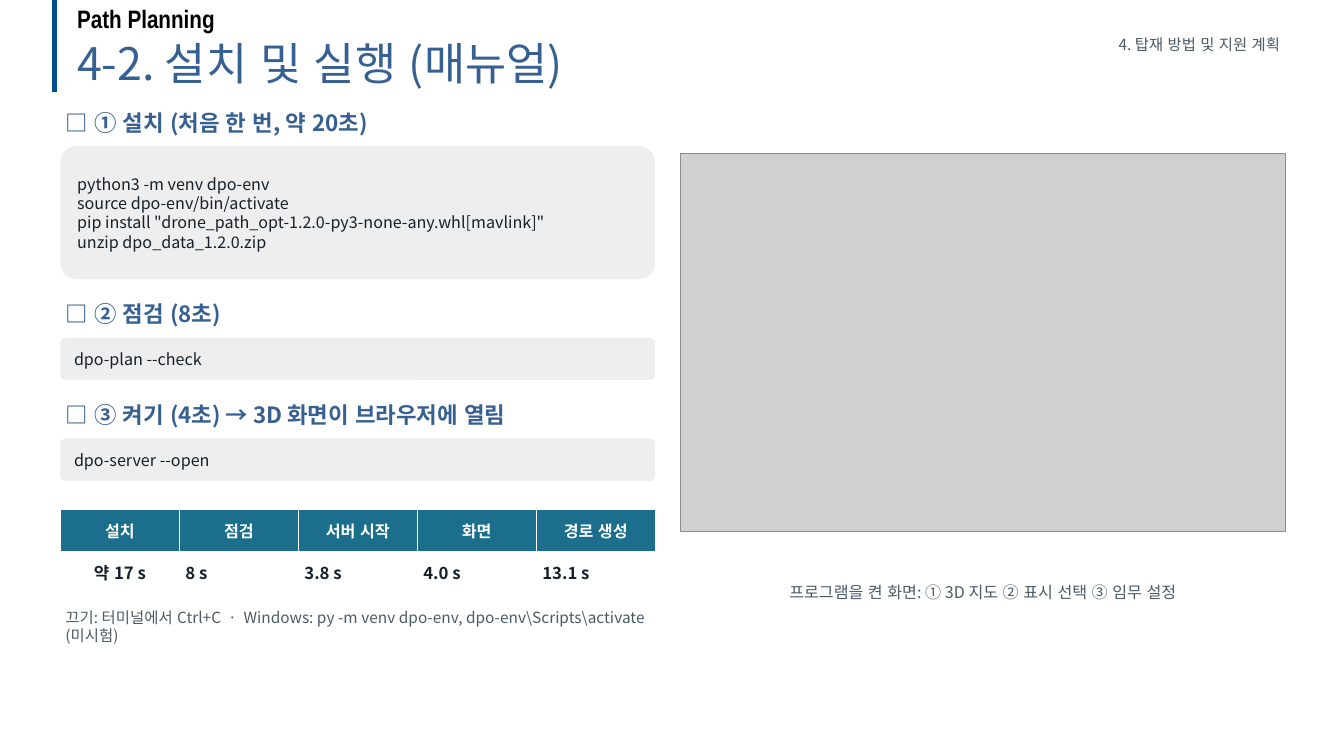
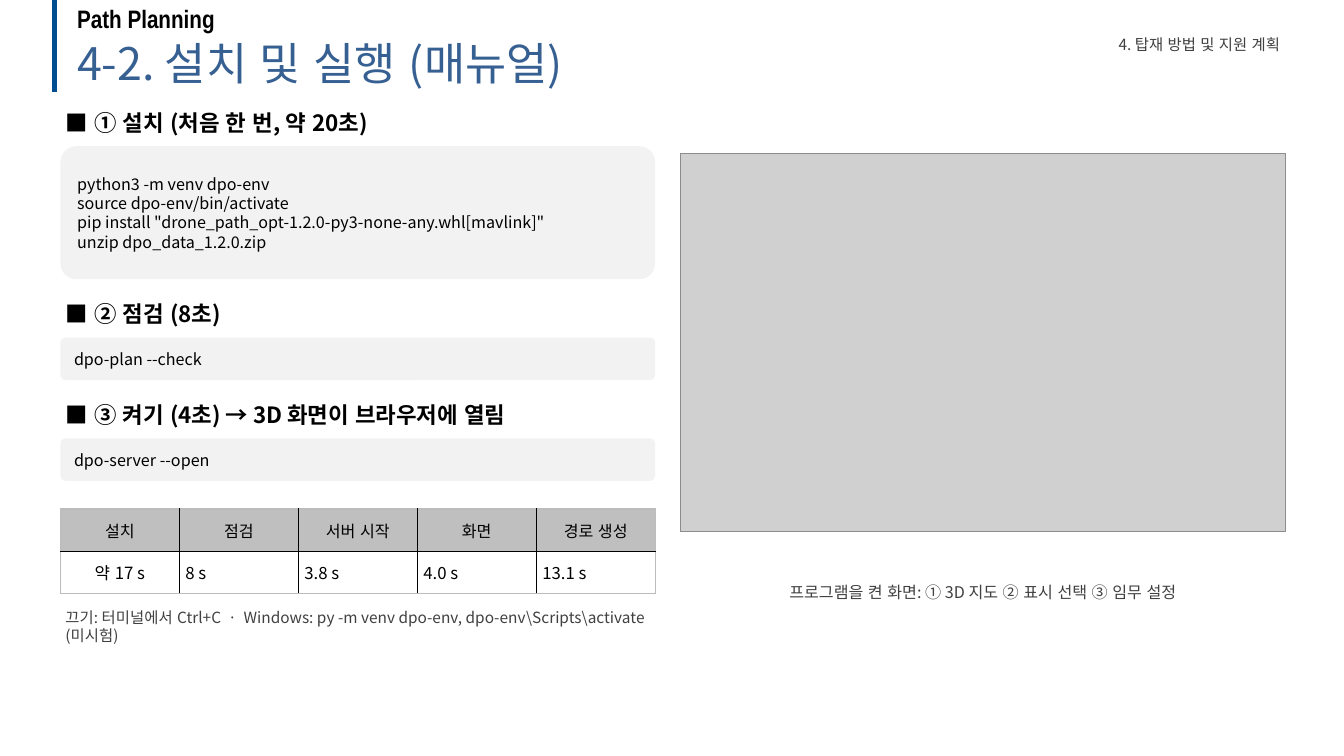
Before and after one commit to dnfl5345/Drone_path_opt, a slide deck: slide 18 of docs/drone_soc_business_talk.pptx. Drawn at 1344x756 pixels with LibreOffice and Linux fonts; fonts in the diff are those of the drawing; grey boxes stand for pictures; background and template pictures are left out. Boxes give left, top, right and bottom in pixels: in the first picture for what was removed or moved away, otherwise in the second. Text is boxed around its words. In the diff, an @@ line names an element or a change of style, - is before the commit and + after.

```diff
--- a/docs/drone_soc_business_talk.pptx
+++ b/docs/drone_soc_business_talk.pptx
@@ text at (x1=94, y1=112, x2=367, y2=136): text changed; text colour #376092 to #000000 @@
-□ ① 설치 (처음 한 번, 약 20초)
+■ ① 설치 (처음 한 번, 약 20초)
@@ text at (x1=94, y1=303, x2=221, y2=327): text changed; text colour #376092 to #000000 @@
-□ ② 점검 (8초)
+■ ② 점검 (8초)
@@ text at (x1=94, y1=404, x2=505, y2=428): text changed; text colour #376092 to #000000 @@
-□ ③ 켜기 (4초) → 3D 화면이 브라우저에 열림
+■ ③ 켜기 (4초) → 3D 화면이 브라우저에 열림
@@ text colour #16202A to #000000; fill #EEEEEE to #F2F2F2 in 3 elements at (x1=60, y1=146, x2=655, y2=279), (x1=60, y1=338, x2=655, y2=380), (x1=60, y1=439, x2=655, y2=481) @@
@@ table at (x1=60, y1=509, x2=655, y2=594) @@
@@ fill #1B6E8C to #BFBFBF in row 1 @@
@@ text colour #FFFFFF to #000000 in "설치", "점검", "서버 시작", "화면" and 1 more places @@
@@ bold off @@
@@ text colour #16202A to #000000 in "약 17 s", "8 s", "3.8 s", "4.0 s" and 1 more places @@
@@ borders changed @@
@@ text colour #4C5A66 to #404040 in 3 elements at (x1=1119, y1=37, x2=1280, y2=51), (x1=65, y1=610, x2=645, y2=644), (x1=789, y1=584, x2=1177, y2=600) @@
```
Also in this commit, not shown: 21 other slides changed, 10 other files.
